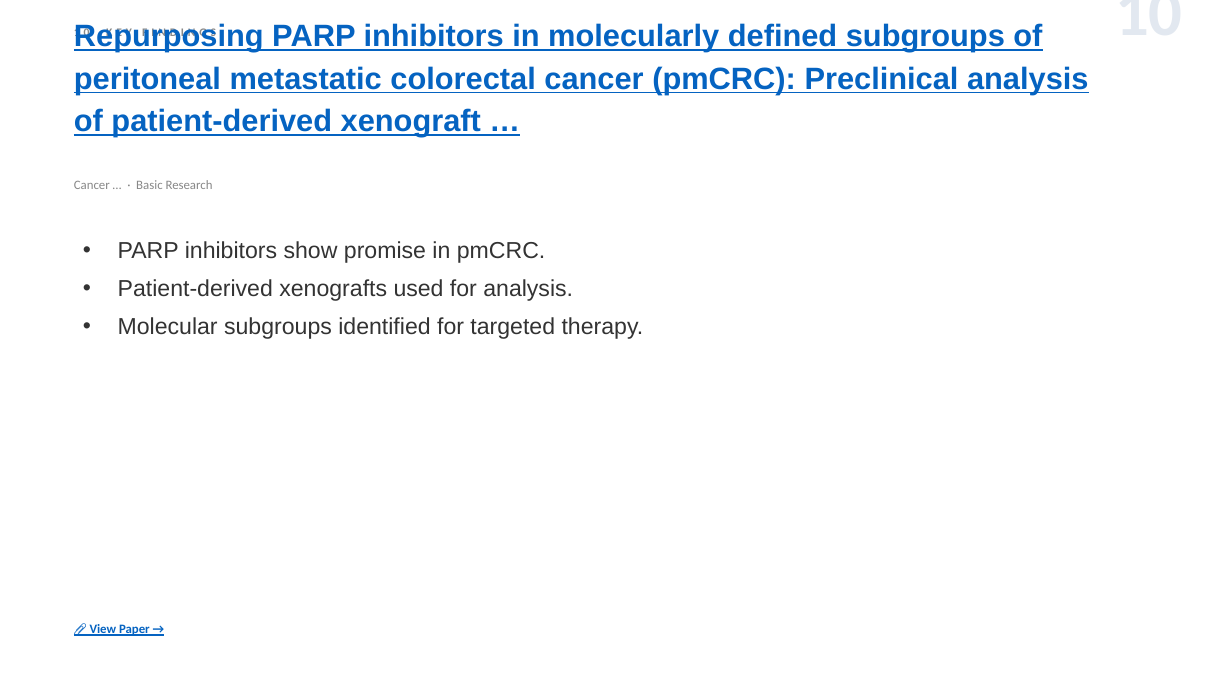
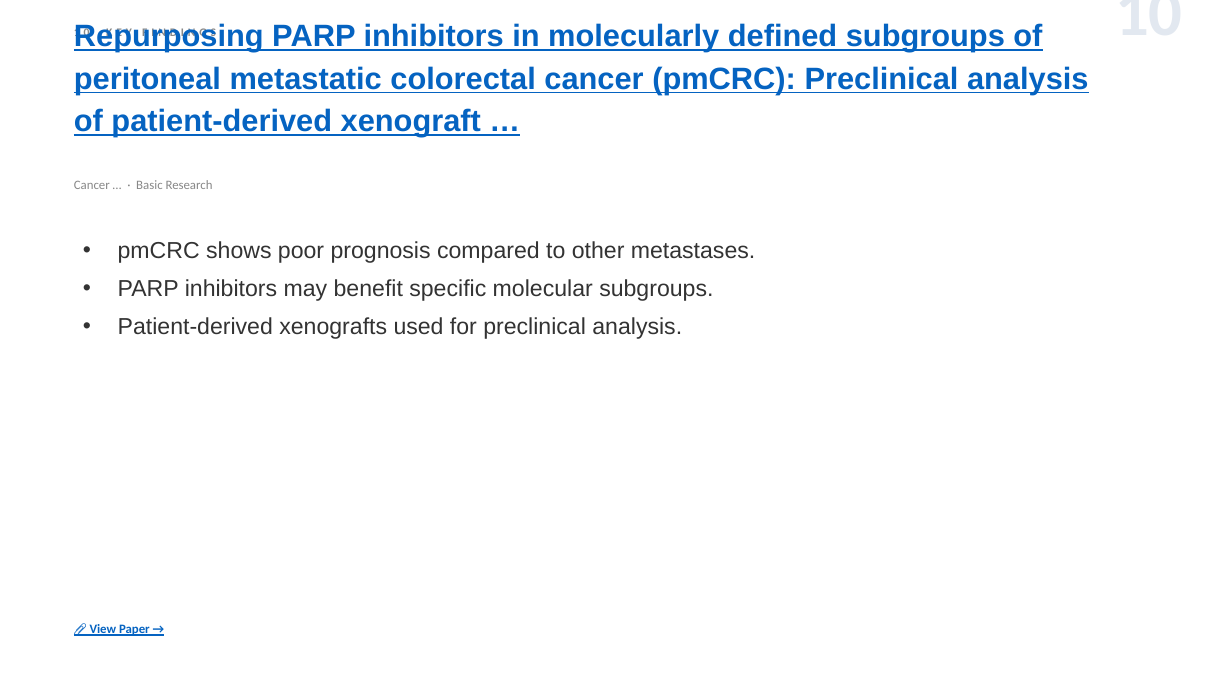
Before and after one commit to jejenhu-maker/colorectal-weekly-digest, a slide deck: slide 12 of docs/digest-en.pptx. Drawn at 1232x693 pixels with LibreOffice and Linux fonts; fonts in the diff are those of the drawing. Boxes give left, top, right and bottom in pixels: in the first picture for what was removed or moved away, otherwise in the second. Text is boxed around its words. In the diff, an @@ line names an element or a change of style, - is before the commit and + after.

```diff
--- a/docs/digest-en.pptx
+++ b/docs/digest-en.pptx
@@ text at [118, 241, 755, 339]: text changed @@
-• PARP inhibitors show promise in pmCRC.
-• Patient-derived xenografts used for analysis.
-• Molecular subgroups identified for targeted therapy.
+• pmCRC shows poor prognosis compared to other metastases.
+• PARP inhibitors may benefit specific molecular subgroups.
+• Patient-derived xenografts used for preclinical analysis.
```
Also in this commit, not shown: 10 other slides changed, 1 slide added, 3 other files.
